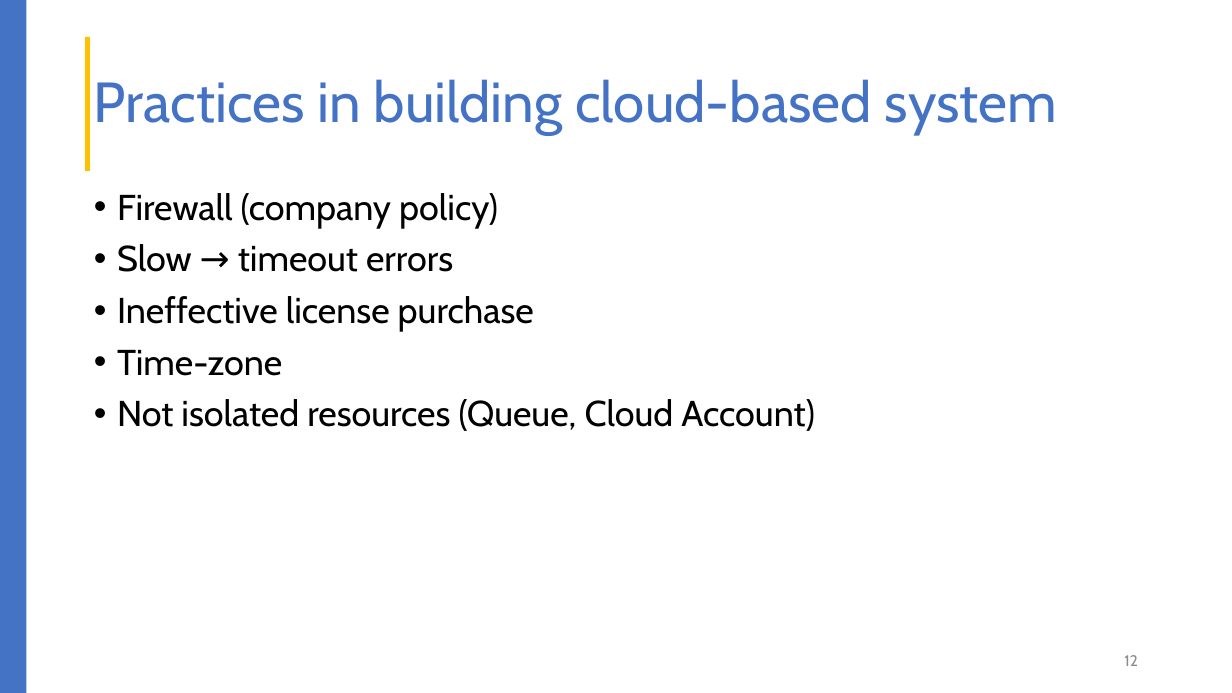
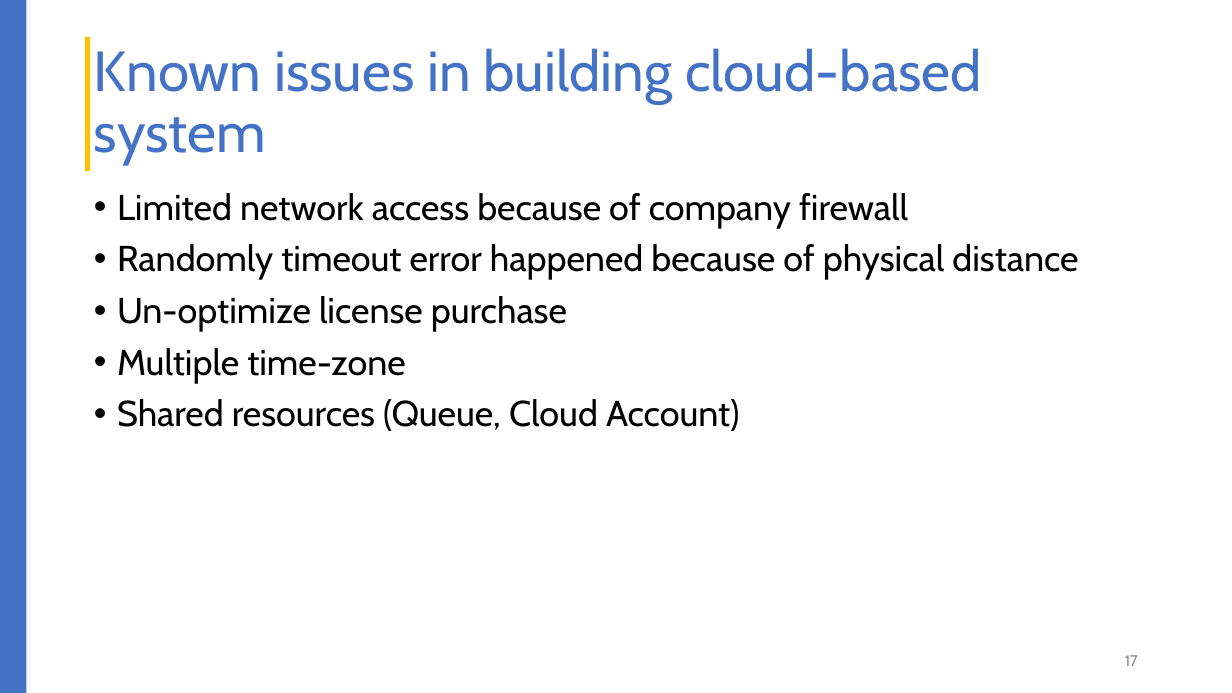
Before and after one commit to liepnguyen/Planru, a slide deck: slide 17 of Documents/Lessons Learned From Agile Quality Assurance In Scrum.pptx (slide 12 before the commit). Drawn at 1232x693 pixels with LibreOffice and Linux fonts; fonts in the diff are those of the drawing. Boxes give left, top, right and bottom in pixels: in the first picture for what was removed or moved away, otherwise in the second. Text is boxed around its words. In the diff, an @@ line names an element or a change of style, - is before the commit and + after.

Commit message:
updated

```diff
--- a/Documents/Lessons Learned From Agile Quality Assurance In Scrum.pptx
+++ b/Documents/Lessons Learned From Agile Quality Assurance In Scrum.pptx
@@ title at bbox=[94, 48, 982, 165]: text changed @@
-Practices in building cloud-based system
+Known issues in building cloud-based system
@@ text at bbox=[117, 193, 1078, 431]: text changed @@
-• Firewall (company policy)
-• Slow → timeout errors
-• Ineffective license purchase
-• Time-zone
-• Not isolated resources (Queue, Cloud Account)
+• Limited network access because of company firewall
+• Randomly timeout error happened because of physical distance
+• Un-optimize license purchase
+• Multiple time-zone
+• Shared resources (Queue, Cloud Account)
@@ page number at bbox=[1125, 655, 1138, 666]: text changed @@
-12
+17
```
Also in this commit, not shown: 8 other slides changed, 9 slides added, 3 slides removed.
